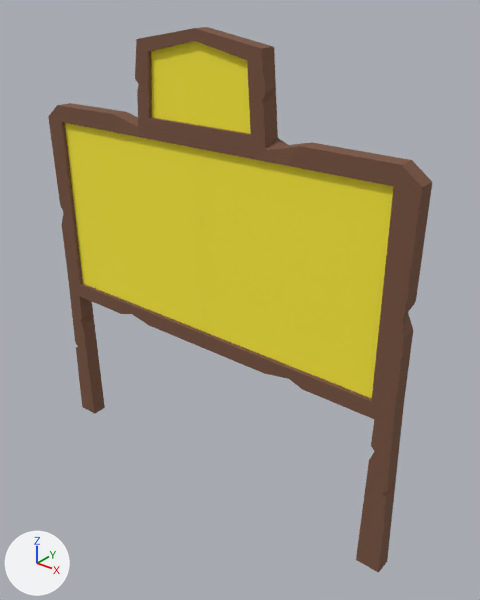
The FBX model Assets/Art/Asset/Asset 3D/Tableau.fbx, before and after one commit.
Rendered twice from a 50 mm lens placed at (3.62, -4.05, 2.09), pointed at (0.26, 0.14, -0.51). Lighting does not change. The marker at lower left points along +X, +Y and +Z. The picture after the commit comes second. Objects named as collision shapes, trigger or cutter boxes, shadow casters or lower levels of detail are left out. Where no turn or scale is listed for an object, it has been applied to the vertices.

Objects in the first picture: 'Tableau_LOD0'.
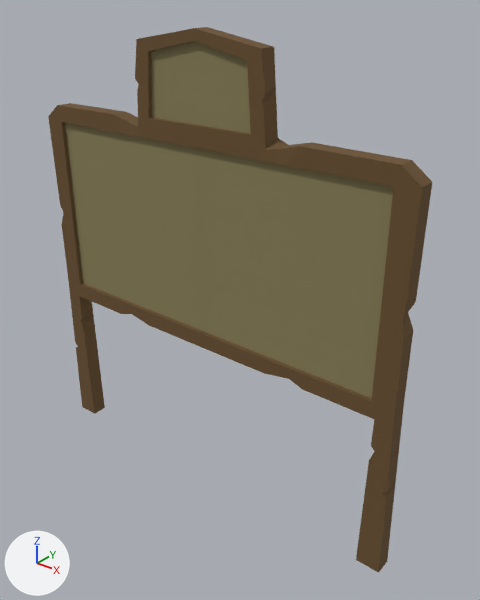
Changed parts and their boxes (x1, y1, x2, y2) in the pictures (480 x 600 px):
'Tableau_LOD0', recoloured (yellow to brown)
    both: (49, 27, 432, 566)

Diff of the bpy script that builds the scene:
```diff
--- a/Assets/Art/Asset/Asset 3D/Tableau.fbx.py
+++ b/Assets/Art/Asset/Asset 3D/Tableau.fbx.py
@@ mat_matériau @@
 mat_matériau = principled_material('Matériau')
-mat_matériau.base_color = (1.0, 0.86, 0.0423)  # yellow #ffef3a
+mat_matériau.base_color = (0.257, 0.219, 0.1)  # yellow #8b8159
 mat_matériau.roughness = 1.0
```
